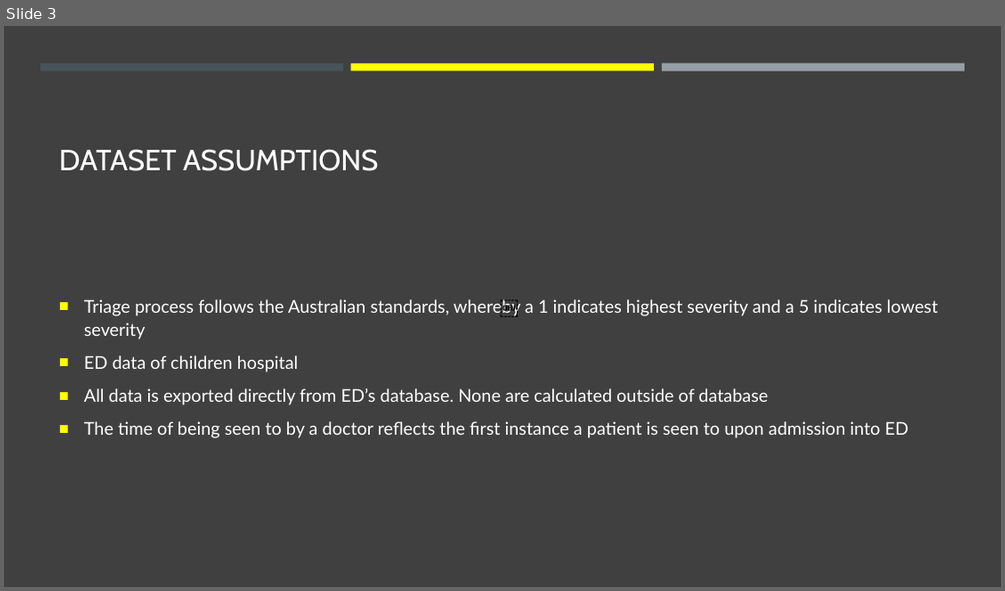
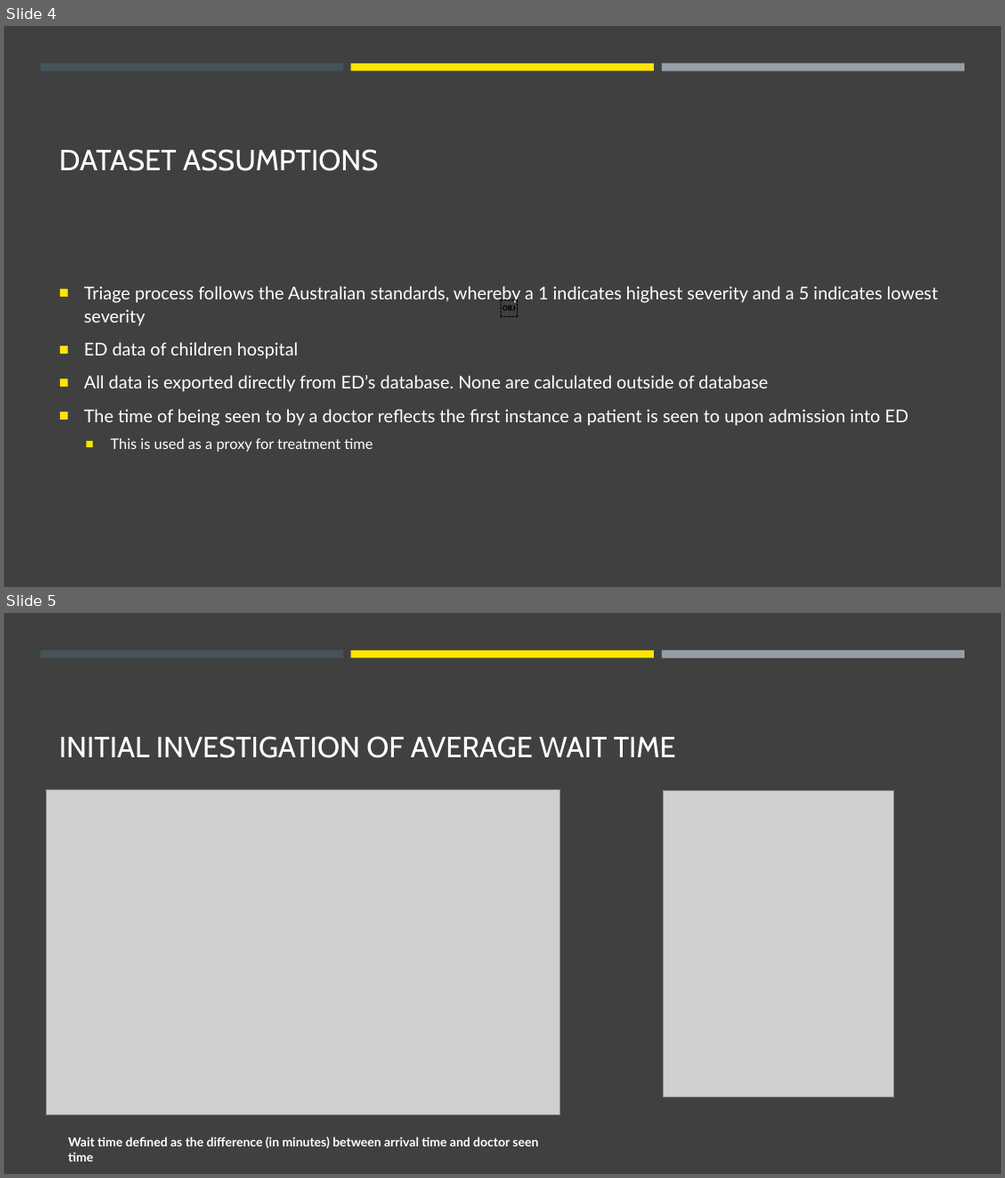
Before and after one commit to jasonnguyen3697/EY_DataChallenge, a slide deck: stuff.pptx. Shown one above the other, each under a label of ours: slide 3 before the commit, slides 4 and 5 after it. The pictures are 1005x591 and 1005x1178 pixels, drawn with LibreOffice and Linux fonts; fonts in the diff are those of the drawing; grey boxes stand for pictures. Boxes give left, top, right and bottom in pixels: in the first picture for what was removed or moved away, otherwise in the second. Text is boxed around its words. In the diff, an @@ line names an element or a change of style, - is before the commit and + after.

```diff
--- a/stuff.pptx
+++ b/stuff.pptx
@@ slide 5 added at bbox=[4, 613, 1001, 1174], background #404040; not listed: 3 template elements that a slide beside it also shows @@
@@ title added at bbox=[59, 736, 676, 758], 28 pt, text #FFFFFF @@
+INITIAL INVESTIGATION OF AVERAGE WAIT TIME
@@ picture added at bbox=[46, 789, 559, 1115] @@
@@ picture added at bbox=[663, 791, 894, 1097] @@
@@ text added at bbox=[68, 1136, 538, 1161], 12 pt, text #FFFFFF, bold @@
+Wait time defined as the difference (in minutes) between arrival time and doctor seen time
@@ what was slide 3 is now slide 4 @@
@@ slide 4 changed as well @@
@@ rectangle at bbox=[351, 63, 654, 70]: fill #FFFF00 to #FFE600 @@
@@ text at bbox=[84, 286, 938, 426]: bullet colour #FFFF00 to #FFE600 @@
@@ text at bbox=[111, 438, 372, 451]: paragraph added @@
+  ■ This is used as a proxy for treatment time
```
Also in this commit, not shown: 8 other slides changed, 6 other slides added, 4 slides removed.
